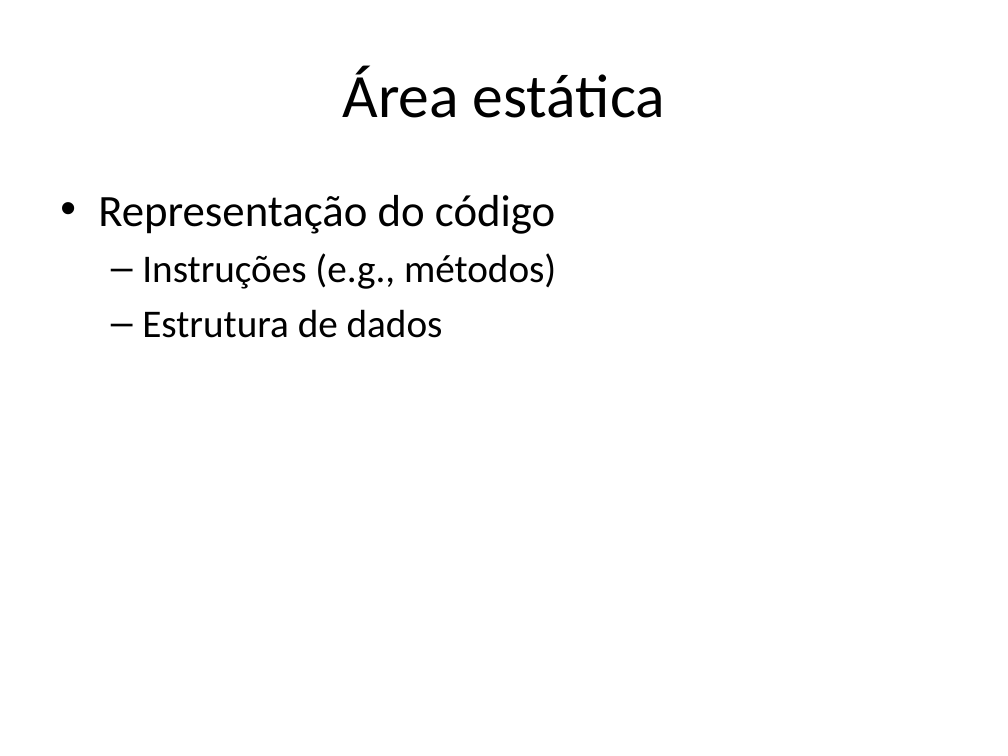
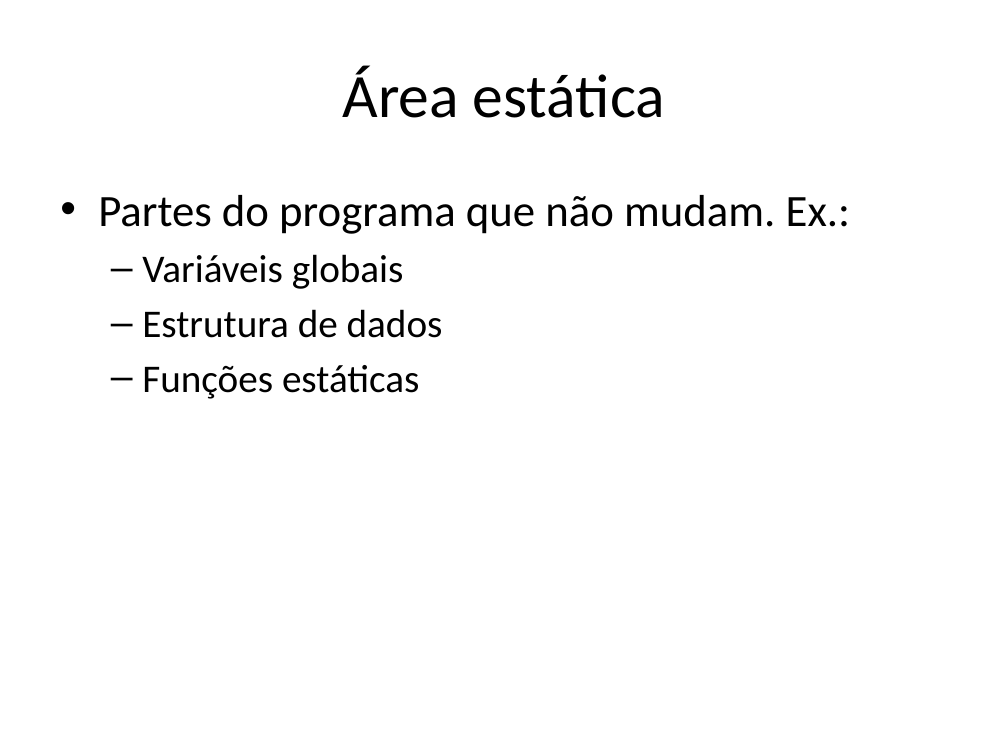
Before and after one commit to damorim/compilers-cin, a slide deck: slide 9 of slides-aulas/ambiente-exec-e-geracao-codigo.pptx. Drawn at 1008x756 pixels with LibreOffice and Linux fonts; fonts in the diff are those of the drawing. Boxes give left, top, right and bottom in pixels: in the first picture for what was removed or moved away, otherwise in the second. Text is boxed around its words. In the diff, an @@ line names an element or a change of style, - is before the commit and + after.

```diff
--- a/slides-aulas/ambiente-exec-e-geracao-codigo.pptx
+++ b/slides-aulas/ambiente-exec-e-geracao-codigo.pptx
@@ text at box(98, 195, 851, 289): text changed; size 28 to 32 pt @@
-• Representação do código
-  – Instruções (e.g., métodos)
+• Partes do programa que não mudam. Ex.:
+  – Variáveis globais
@@ text at box(142, 365, 420, 399): paragraph added @@
+  – Funções estáticas
```
Also in this commit, not shown: 11 other slides changed, 14 slides added, 1 slide removed.
